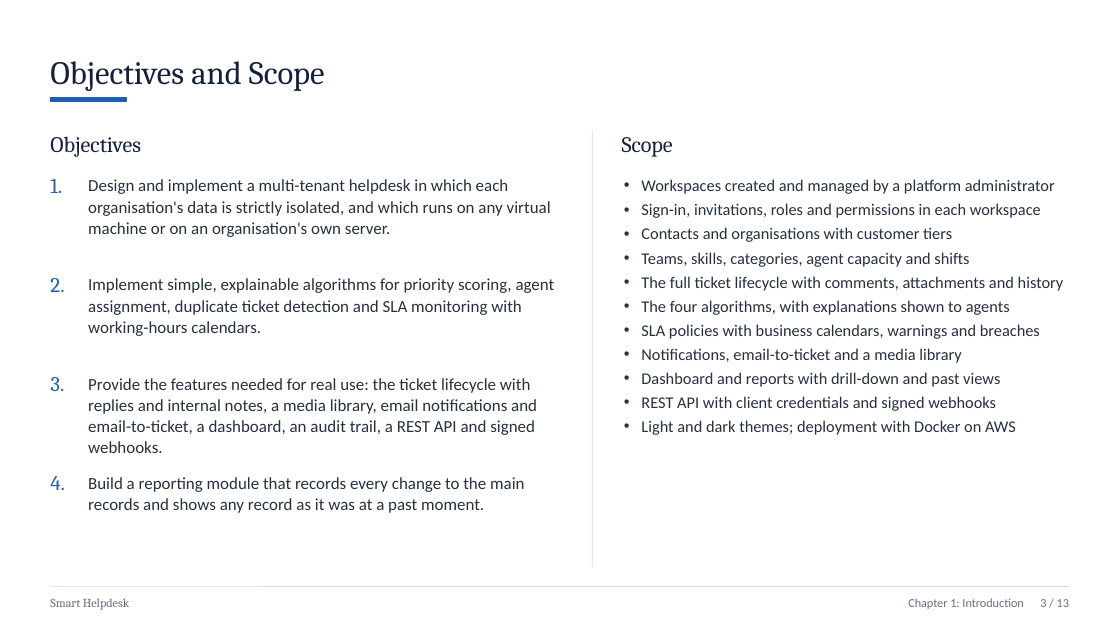
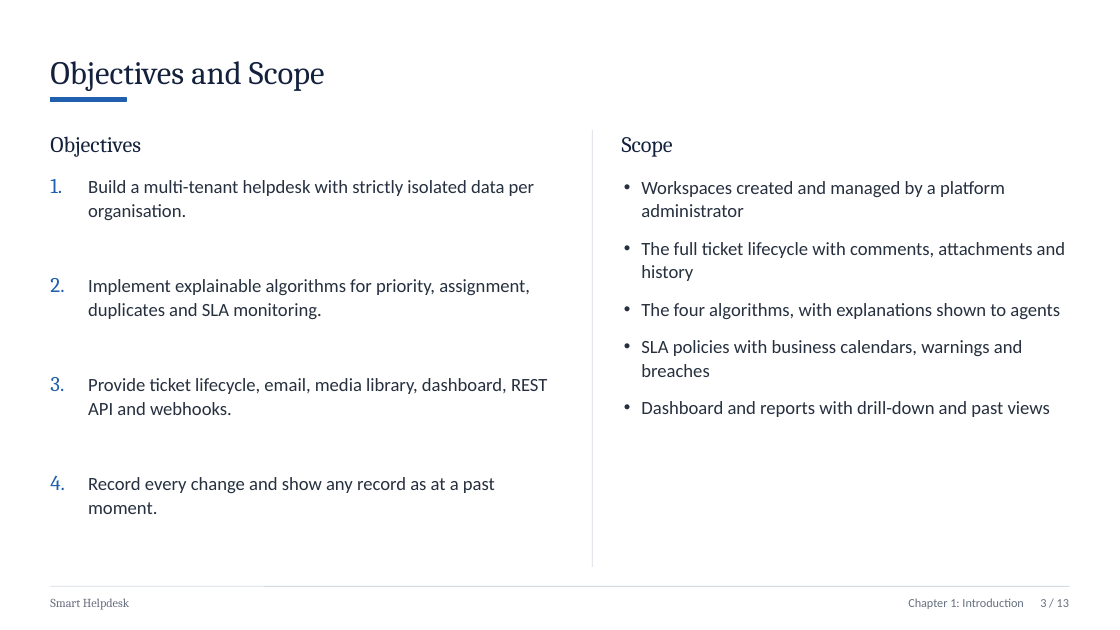
Before and after one commit to Sbh321/smart-helpdesk, a slide deck: slide 4 of college/report/Project-III-Presentation-Smart-Helpdesk.pptx. Drawn at 1120x630 pixels with LibreOffice and Linux fonts; fonts in the diff are those of the drawing. Boxes give left, top, right and bottom in pixels: in the first picture for what was removed or moved away, otherwise in the second. Text is boxed around its words. In the diff, an @@ line names an element or a change of style, - is before the commit and + after.

```diff
--- a/college/report/Project-III-Presentation-Smart-Helpdesk.pptx
+++ b/college/report/Project-III-Presentation-Smart-Helpdesk.pptx
@@ text "Workspaces created and managed by ..." at [641,181,1065,417]: size 14 to 16 pt; more space between paragraphs @@
@@ text at [88,180,535,220]: text changed; size 14.5 to 16 pt @@
-Design and implement a multi-tenant helpdesk in which each organisation's data is strictly isolated, and which runs on any virtual machine or on an organisation's own server.
+Build a multi-tenant helpdesk with strictly isolated data per organisation.
@@ text at [641,203,1041,267]: paragraphs removed @@
-• Sign-in, invitations, roles and permissions in each workspace
-• Contacts and organisations with customer tiers
-• Teams, skills, categories, agent capacity and shifts
@@ text at [88,279,530,319]: text changed; size 14.5 to 16 pt @@
-Implement simple, explainable algorithms for priority scoring, agent assignment, duplicate ticket detection and SLA monitoring with working-hours calendars.
+Implement explainable algorithms for priority, assignment, duplicates and SLA monitoring.
@@ text at [641,348,961,363]: paragraph removed @@
-• Notifications, email-to-ticket and a media library
@@ text at [88,378,548,415]: text changed; size 14.5 to 16 pt @@
-Provide the features needed for real use: the ticket lifecycle with replies and internal notes, a media library, email notifications and email-to-ticket, a dashboard, an audit trail, a REST API and signed webhooks.
+Provide ticket lifecycle, email, media library, dashboard, REST API and webhooks.
@@ text at [641,396,1016,435]: paragraphs removed @@
-• REST API with client credentials and signed webhooks
-• Light and dark themes; deployment with Docker on AWS
@@ text at [88,477,495,514]: text changed; size 14.5 to 16 pt @@
-Build a reporting module that records every change to the main records and shows any record as it was at a past moment.
+Record every change and show any record as at a past moment.
```
Also in this commit, not shown: 6 other slides changed, 40 other files.
